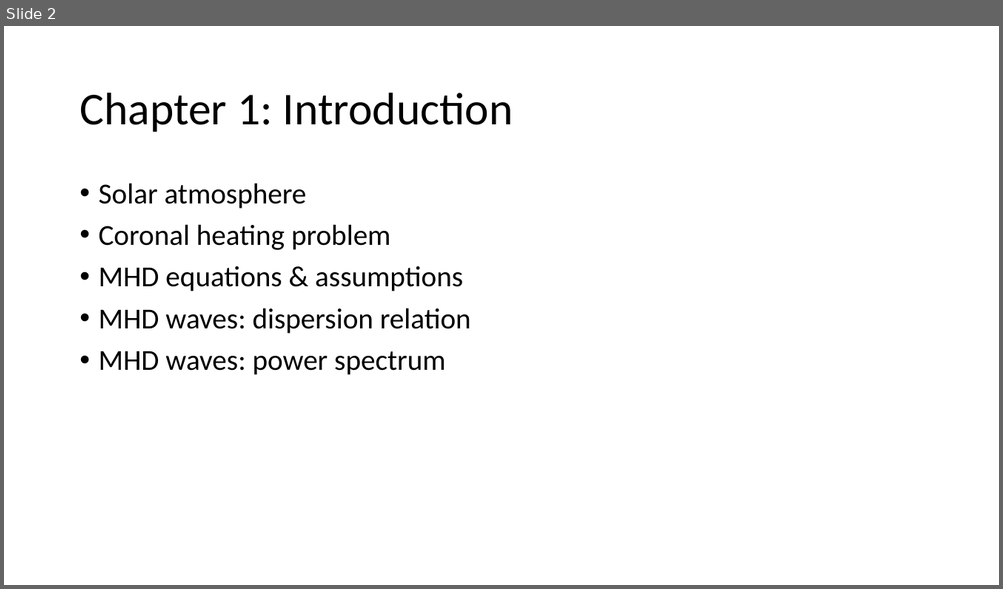
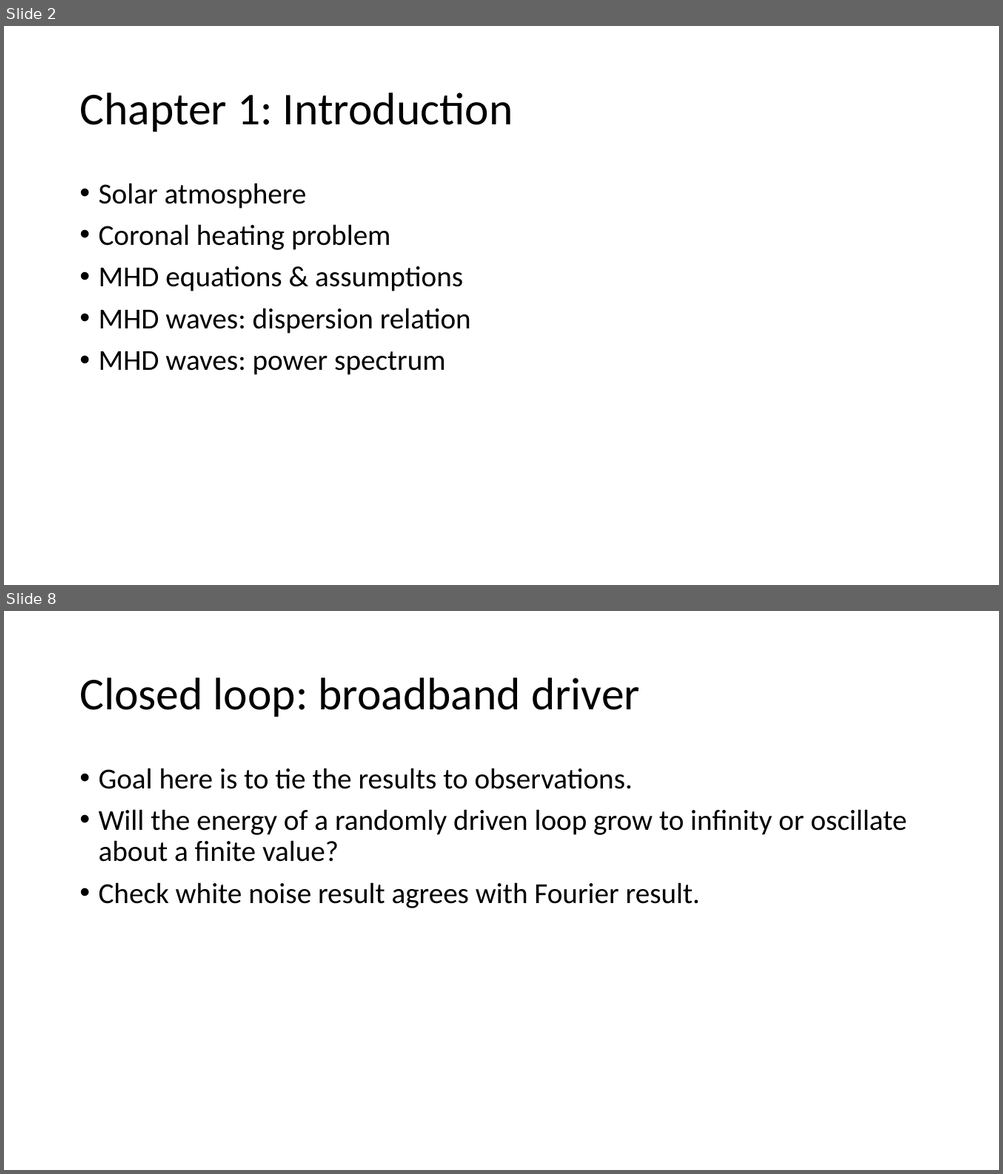
Before and after one commit to aleksyprok/apkp_thesis, a slide deck: Presentation/thesis_overview.pptx. Shown one above the other, each under a label of ours: slide 2 before the commit, slides 2 and 8 after it; the slides between them are not shown. The pictures are 1003x589 and 1003x1174 pixels, drawn with LibreOffice and Linux fonts; fonts in the diff are those of the drawing. Boxes give left, top, right and bottom in pixels: in the first picture for what was removed or moved away, otherwise in the second. Text is boxed around its words. In the diff, an @@ line names an element or a change of style, - is before the commit and + after.

Commit message:
ppt

```diff
--- a/Presentation/thesis_overview.pptx
+++ b/Presentation/thesis_overview.pptx
@@ slide 8 added at (4, 611, 999, 1170), background #FFFFFF @@
@@ title added at (79, 678, 640, 717), 44 pt, text #000000 @@
+Closed loop: broadband driver
@@ text added at (99, 768, 907, 908), 28 pt, text #000000 @@
+• Goal here is to tie the results to observations.
+• Will the energy of a randomly driven loop grow to infinity or oscillate about a finite value?
+• Check white noise result agrees with Fourier result.
```
Also in this commit, not shown: 1 slide changed, 4 other slides added.
